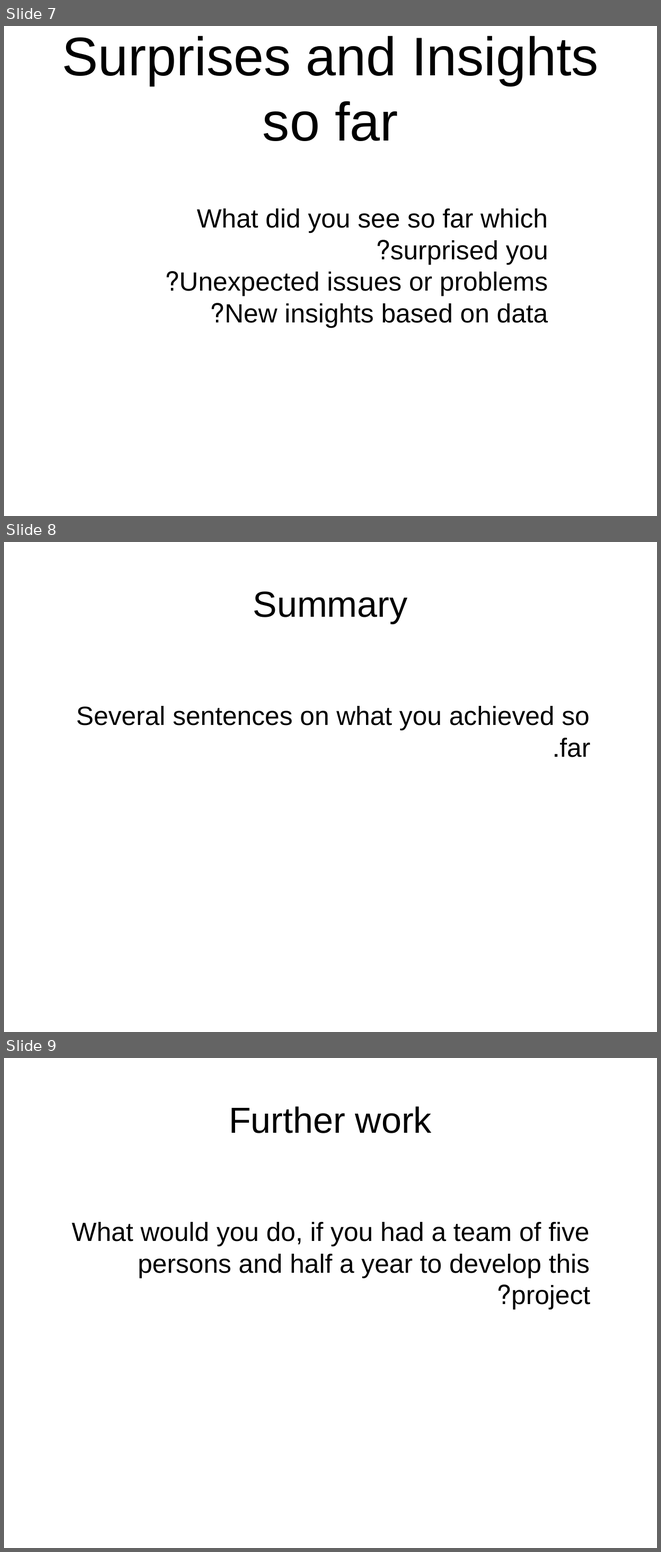
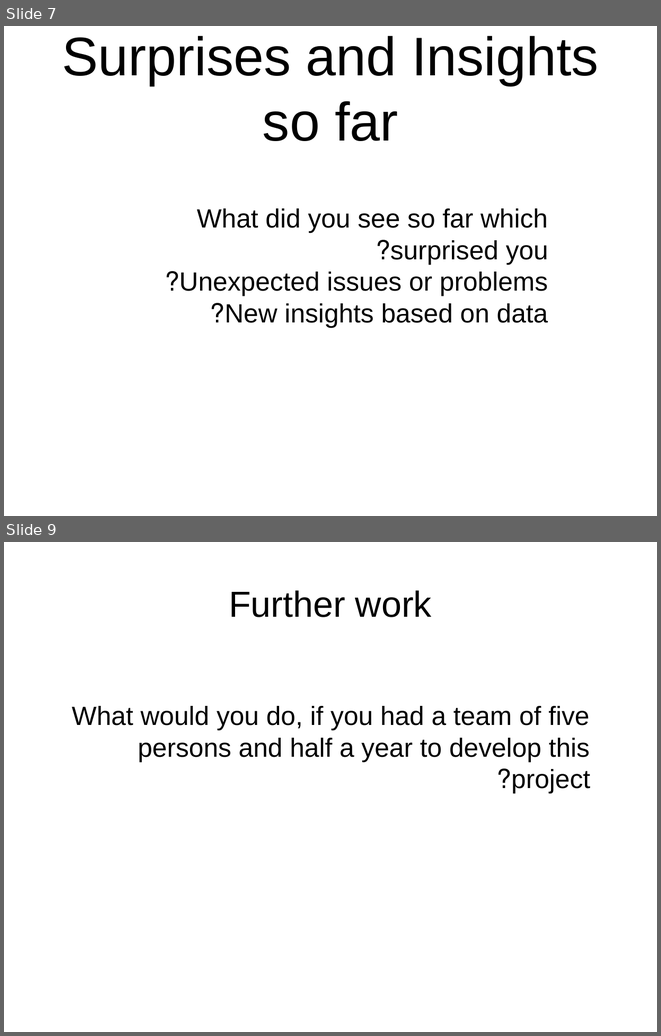
Before and after one commit to shaharjacob/hebrew-songs, a slide deck: project_presentation_template.pptx. Shown one above the other, each under a label of ours: slides 7, 8 and 9 before the commit, slides 7 and 9 after it; the slides between them are not shown. The pictures are 661x1552 and 661x1036 pixels, drawn with LibreOffice and Linux fonts; fonts in the diff are those of the drawing; background and template pictures are left out. Boxes give left, top, right and bottom in pixels: in the first picture for what was removed or moved away, otherwise in the second. Text is boxed around its words. In the diff, an @@ line names an element or a change of style, - is before the commit and + after.

```diff
--- a/project_presentation_template.pptx
+++ b/project_presentation_template.pptx
@@ slide 8 removed at (x1=4, y1=542, x2=657, y2=1032), background picture (left out) @@
@@ text removed at (x1=253, y1=591, x2=408, y2=623) @@
-Summary
@@ text removed at (x1=76, y1=706, x2=590, y2=757) @@
-Several sentences on what you achieved so far.
```
Also in this commit, not shown: 2 slides changed, 2 slides added, 1 other slide removed, 5 other files.
